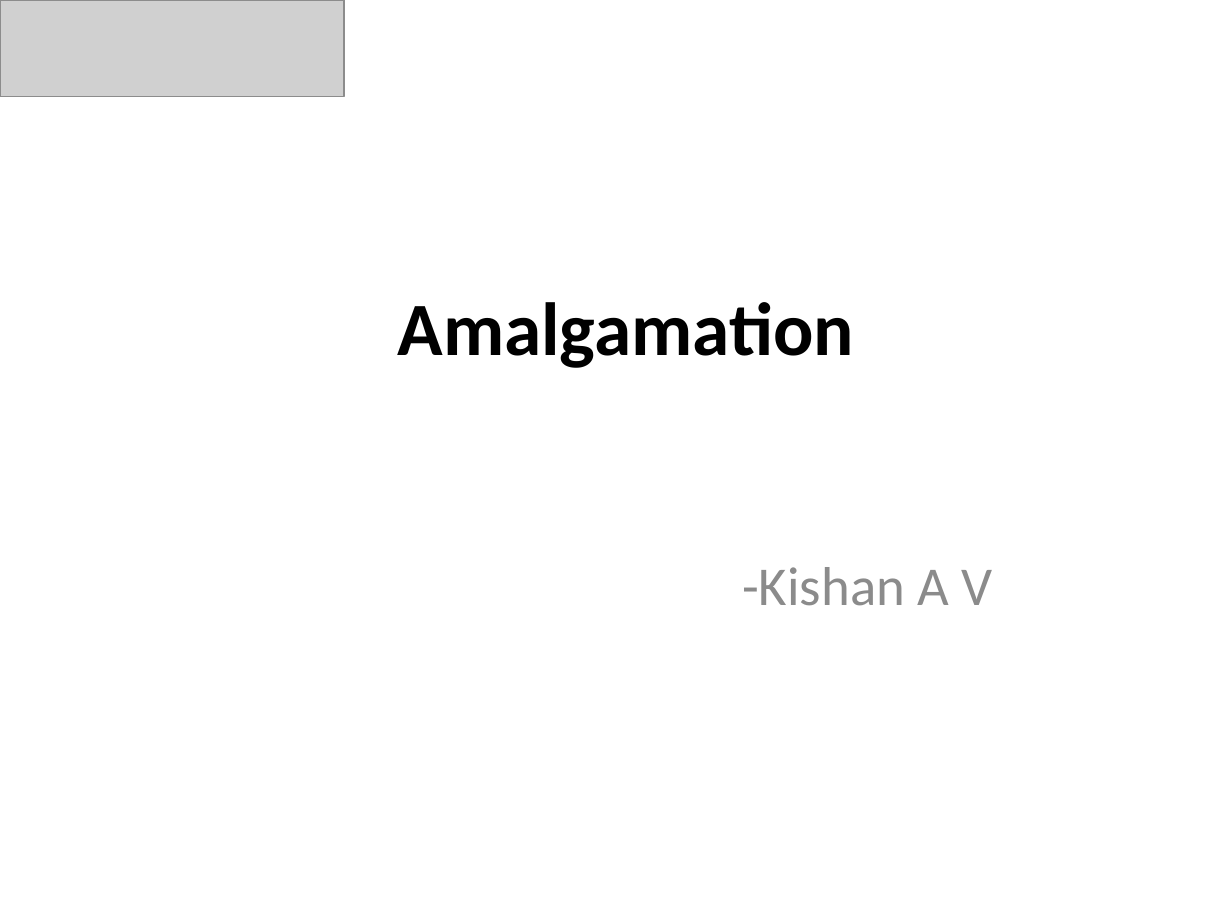
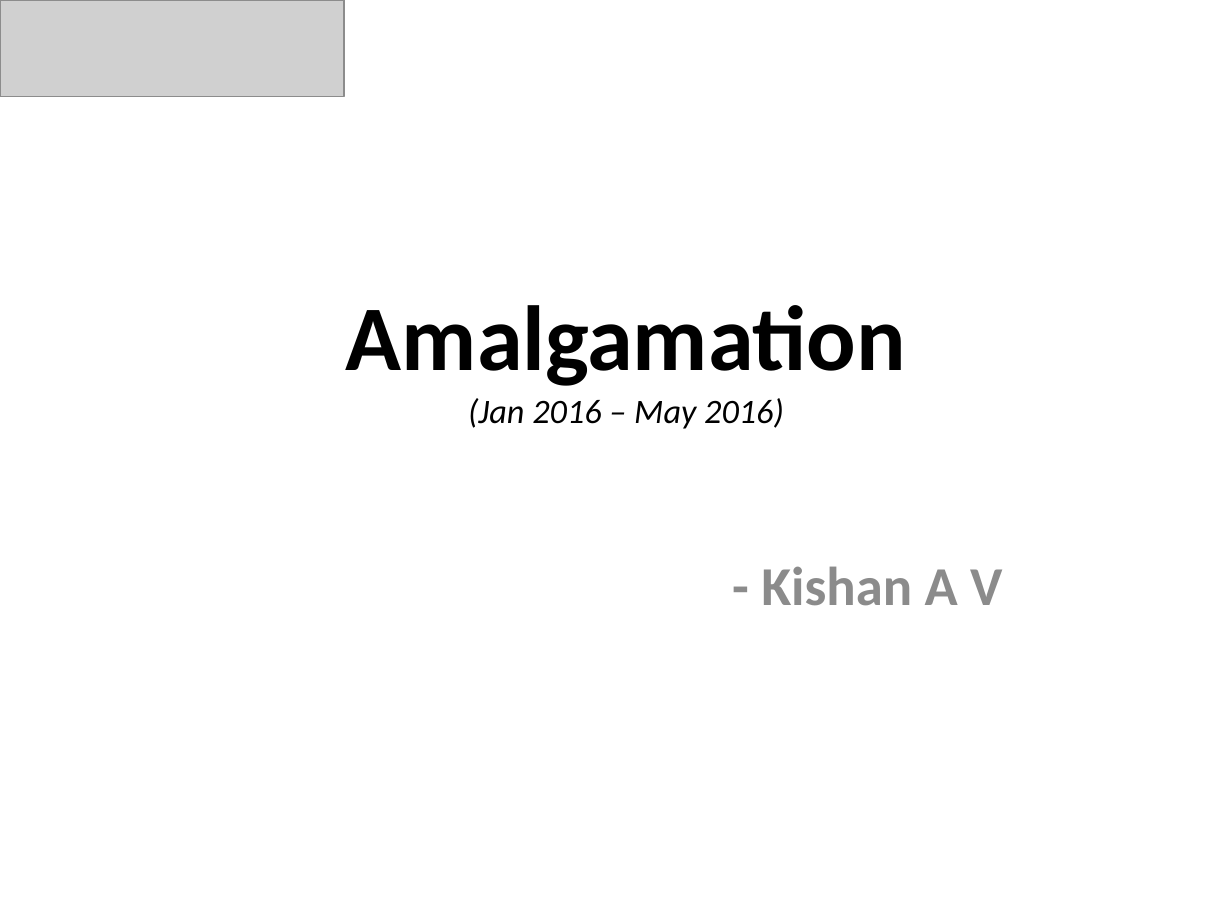
Before and after one commit to KishanVasu/Hello-world, a slide deck: slide 1 of SV [Autosaved].pptx. Drawn at 1232x924 pixels with LibreOffice and Linux fonts; fonts in the diff are those of the drawing; grey boxes stand for pictures. Boxes give left, top, right and bottom in pixels: in the first picture for what was removed or moved away, otherwise in the second. Text is boxed around its words. In the diff, an @@ line names an element or a change of style, - is before the commit and + after.

```diff
--- a/SV [Autosaved].pptx
+++ b/SV [Autosaved].pptx
@@ title at (346,305,906,429): text changed; size 44 to 20 pt; bold off; italic on @@
-Amalgamation
+Amalgamation
+(Jan 2016 – May 2016)
@@ subtitle at (761,566,1002,606): text changed; bold on @@
--Kishan A V
+- Kishan A V
```
Also in this commit, not shown: 18 other slides changed, 10 slides added, 1 slide removed.
